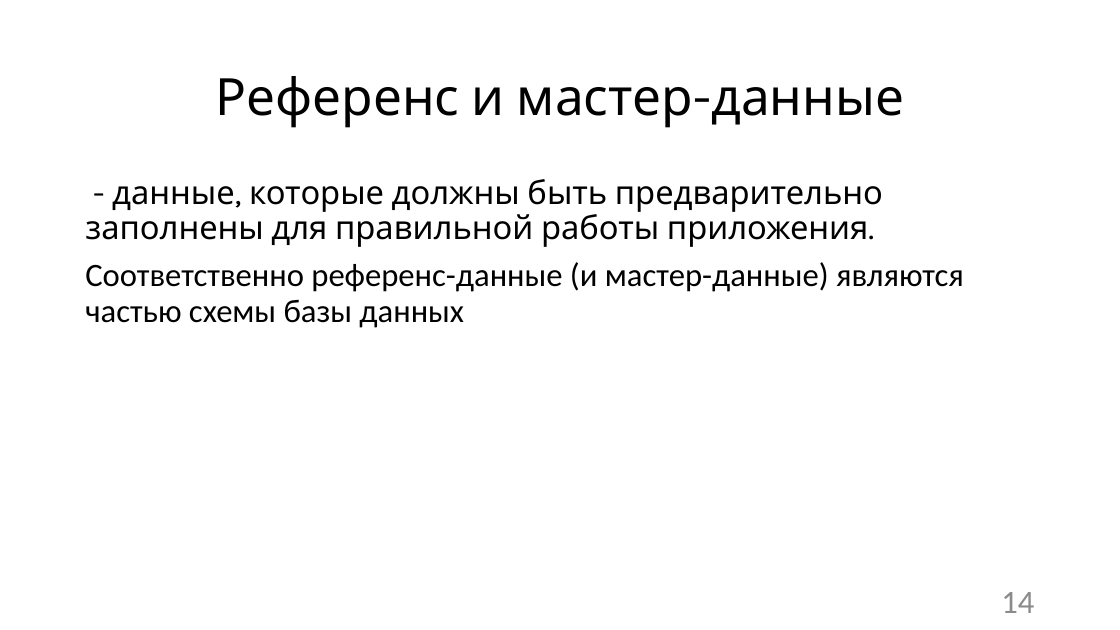
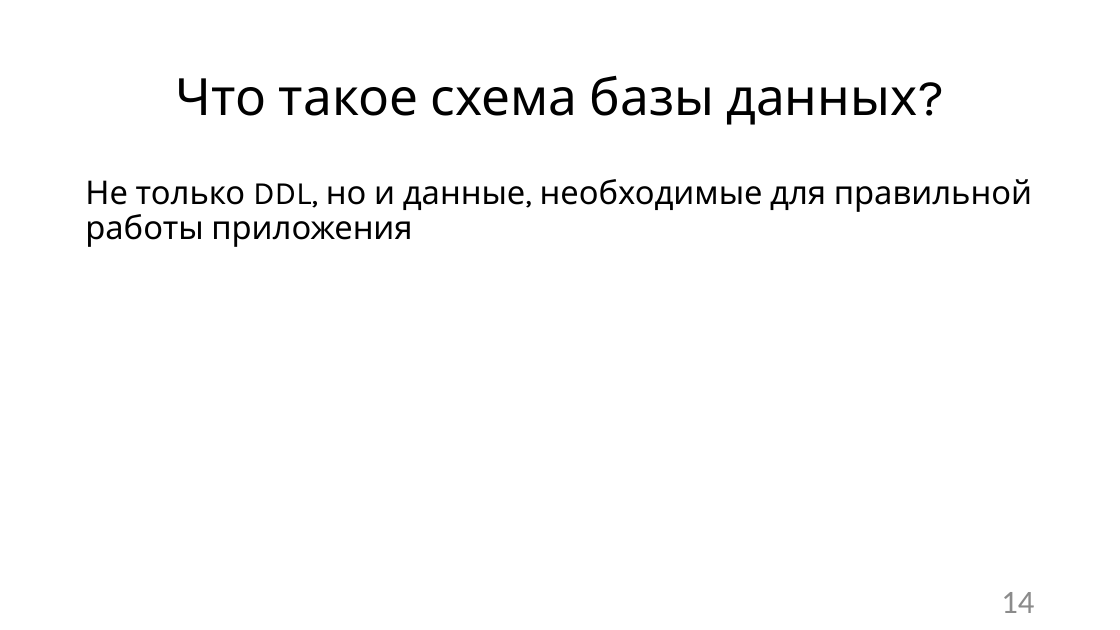
Before and after one commit to Sa1Gur/DbTest.Containers, a slide deck: slide 14 of DbaseTesting.pptx. Drawn at 1120x630 pixels with LibreOffice and Linux fonts; fonts in the diff are those of the drawing. Boxes give left, top, right and bottom in pixels: in the first picture for what was removed or moved away, otherwise in the second. Text is boxed around its words. In the diff, an @@ line names an element or a change of style, - is before the commit and + after.

```diff
--- a/DbaseTesting.pptx
+++ b/DbaseTesting.pptx
@@ title at (176, 75, 917, 125): text changed @@
-Референс и мастер-данные
+Что такое схема базы данных?
@@ text at (85, 179, 1032, 247): text changed @@
-- данные, которые должны быть предварительно заполнены для правильной работы приложения.
-Соответственно референс-данные (и мастер-данные) являются частью схемы базы данных
+Не только DDL, но и данные, необходимые для правильной работы приложения
```
Also in this commit, not shown: 67 other slides changed.
